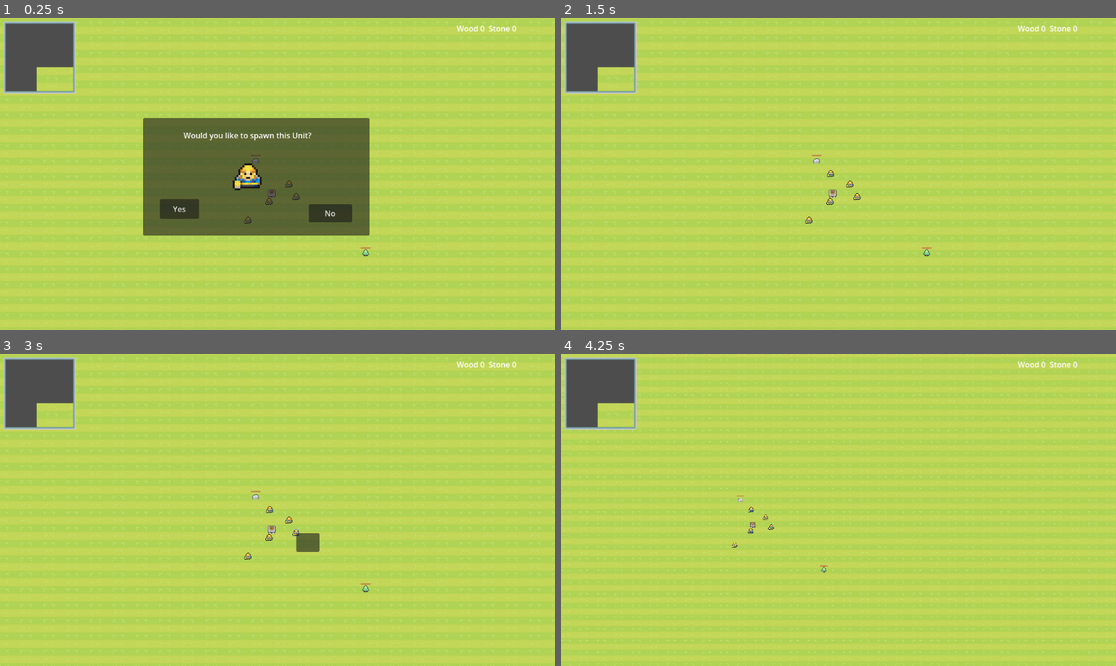
Above: before the commit, frames 1-4 (two rows, left to right).
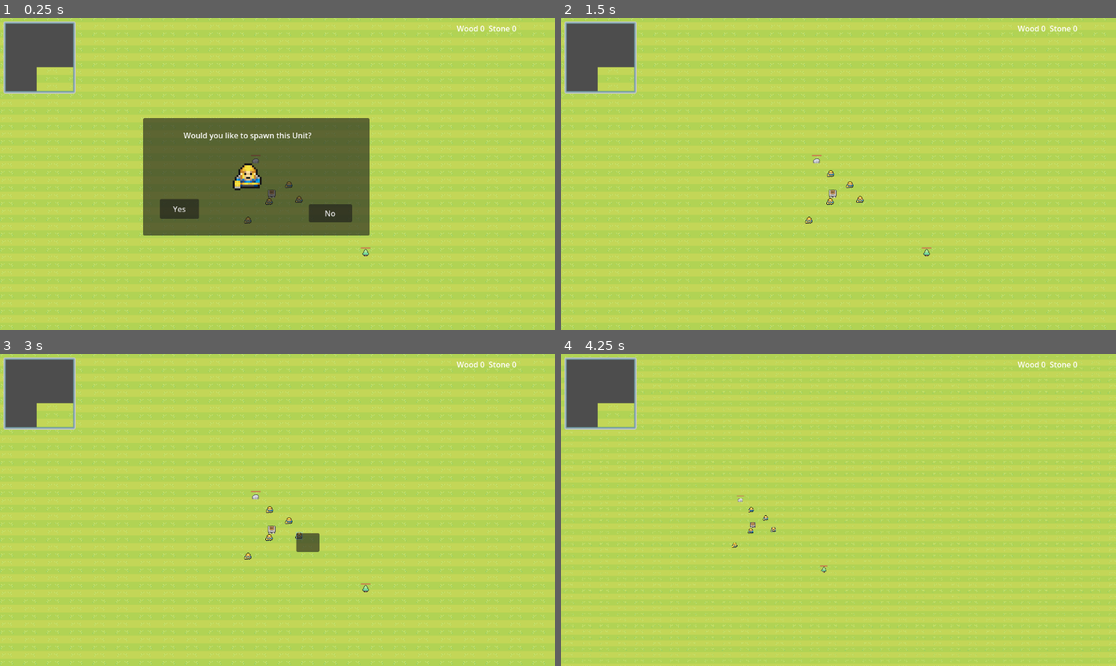
Above: after the commit, the same moments.

Repository: SEA-Stategy-Game/Core-systems
Game: Godot game, scene res://world.tscn
The game is run twice, just before and just after one commit, with the same random seed, the same clock (stepped at 60 frames per second) and the same inputs.
Inputs (mouse positions are in pixels of both pictures, inside the frame that each line leads up to):
- Up to frame 1 (0.25 s): no input
- Up to frame 2 (1.5 s): click "Yes" at 0.5 s; click "No" at 1.25 s
- Up to frame 3 (3 s): tap Enter at 2 s; drag from (288, 519) to (366, 588) at 2.02 s; drag from (294, 531) to (366, 588) at 2.77 s
- Up to frame 4 (4.25 s): move the mouse to (832, 538) at 3.52 s; hold Right (ui_right) from 3.53 s (still down); tap Mouse wheel down (WheelDown) at 3.6 s; click (832, 538) at 3.67 s

The runs differ from the first frame. In frame 1, 3.1% of the frame differs, in the area x 0-100%, y 0-100%; in frame 2, 3.7%; in frame 3, 3.7%; in frame 4, 3.1%.

Commit message:
chore: stop tracking .import asset files and commit integration updates
- Remove all *.import files from git tracking (already in .gitignore)
- Update Logic/PlanReceiver.gd with integration changes
- Update project.godot and world.tscn
- Add PLANNING_INTEGRATION_TASKS.md

Diff:
--- a/Logic/PlanReceiver.gd
+++ b/Logic/PlanReceiver.gd
@@ -3,8 +3,8 @@
 ## sekventiel, loopende plan-eksekvering for hver unit via ActionGateway.
 extends Node
 
-const LISTEN_PORT  = 8081
-const PLANNING_URL = "http://localhost:5000"
+const LISTEN_PORT  = 8085
+const PLANNING_URL = "http://127.0.0.1:5020"
 
 ## unit_id (String) → { "steps": Array, "index": int }
 var _store: Dictionary = {}
@@ -16,7 +16,7 @@
 # ----------------------------------------------------------------
 
 func _ready() -> void:
-	if _server.listen(LISTEN_PORT) != OK:
+	if _server.listen(LISTEN_PORT, "127.0.0.1") != OK:
 		push_error("PlanReceiver: Kan ikke lytte på port %d" % LISTEN_PORT)
 		return
 	print("PlanReceiver: Lytter på port %d" % LISTEN_PORT)
@@ -24,6 +24,9 @@
 	var gateway = get_node_or_null("/root/ActionGateway")
 	if gateway:
 		gateway.unit_idled.connect(_on_unit_idled)
+		print("PlanReceiver: Tilsluttet ActionGateway.unit_idled signal")
+	else:
+		push_error("PlanReceiver: ActionGateway ikke fundet ved opstart")
 
 func _process(_delta: float) -> void:
 	if _server.is_connection_available():
@@ -34,8 +37,11 @@
 # ----------------------------------------------------------------
 
 func _handle_connection(peer: StreamPeerTCP) -> void:
+	print("PlanReceiver: Indkommende forbindelse modtaget")
 	var raw = ""
-	var deadline = Time.get_ticks_msec() + 1000
+	var deadline = Time.get_ticks_msec() + 2000
+
+	# Fase 1: læs indtil headers er modtaget
 	while Time.get_ticks_msec() < deadline:
 		var n = peer.get_available_bytes()
 		if n > 0:
@@ -44,13 +50,34 @@
 				break
 		OS.delay_msec(1)
 
-	var parts = raw.split("\r\n\r\n", true, 1)
-	if parts.size() < 2:
+	if not "\r\n\r\n" in raw:
+		push_warning("PlanReceiver: Timeout — ingen headers modtaget")
 		_respond(peer, 400)
 		return
 
+	# Fase 2: læs body baseret på Content-Length
+	var content_length = 0
+	for line in raw.split("\r\n"):
+		if line.to_lower().begins_with("content-length:"):
+			content_length = int(line.split(":")[1].strip_edges())
+			break
+
+	var header_end = raw.find("\r\n\r\n") + 4
+	var body_so_far = raw.length() - header_end
+	deadline = Time.get_ticks_msec() + 1000
+	while body_so_far < content_length and Time.get_ticks_msec() < deadline:
+		var n = peer.get_available_bytes()
+		if n > 0:
+			raw += peer.get_string(n)
+			body_so_far = raw.length() - header_end
+		OS.delay_msec(1)
+
+	var body_text = raw.substr(header_end)
+	print("PlanReceiver: Body modtaget: %s" % body_text)
+
 	var json = JSON.new()
-	if json.parse(parts[1]) != OK:
+	if json.parse(body_text) != OK:
+		push_warning("PlanReceiver: JSON parse fejl i body: '%s'" % body_text)
 		_respond(peer, 400)
 		return
 
@@ -59,7 +86,10 @@
 	var player_id: String = body.get("player_id", "")
 	var unit_ids: Array   = body.get("unit_ids", [])
 
+	print("PlanReceiver: Notifikation — game=%s player=%s units=%s" % [game_id, player_id, str(unit_ids)])
+
 	if game_id.is_empty() or player_id.is_empty() or unit_ids.is_empty():
+		push_warning("PlanReceiver: Manglende felter i notifikation")
 		_respond(peer, 422)
 		return
 
@@ -81,6 +111,7 @@
 func _fetch_and_store(game_id: String, player_id: String, unit_ids: Array) -> void:
 	var ids_param = ",".join(unit_ids)
 	var url = "%s/plan/%s/%s?unitIds=%s" % [PLANNING_URL, game_id, player_id, ids_param]
+	print("PlanReceiver: Henter UnitPlans fra %s" % url)
 
 	var http = HTTPRequest.new()
 	add_child(http)
@@ -92,35 +123,48 @@
 	var res = await http.request_completed
 	http.queue_free()
 
+	print("PlanReceiver: Planning svarede med HTTP %d" % res[1])
+
 	if res[1] != 200:
-		push_warning("PlanReceiver: Planning svarede %d" % res[1])
-		return
+		push_warning("PlanReceiver: Planning svarede %d — ingen planer tildelt" % res[1])
+		return
+
+	var raw_body = res[3].get_string_from_utf8()
+	print("PlanReceiver: Svar body: %s" % raw_body)
 
 	var j = JSON.new()
-	if j.parse(res[3].get_string_from_utf8()) != OK:
+	if j.parse(raw_body) != OK:
 		push_error("PlanReceiver: Kan ikke parse svar fra Planning")
 		return
 
-	# Planning returnerer { "unit_plans": [...] }
 	var resp_body: Dictionary = j.get_data()
 	var unit_plans: Array = resp_body.get("unit_plans", [])
-
+	print("PlanReceiver: Modtog %d UnitPlan(s)" % unit_plans.size())
+
+	# Debug: vis alle unit entity_ids i scenen
 	var gateway = get_node_or_null("/root/ActionGateway")
+	if gateway:
+		var all_units = gateway.get_all_units()
+		print("PlanReceiver: Units i scenen: %s" % str(all_units.map(func(u): return u.get("id", "?"))))
 
 	for up in unit_plans:
 		var uid_str: String = str(up.get("unit_id", ""))
 		var steps: Array    = up.get("steps", [])
+		print("PlanReceiver: Behandler UnitPlan for unit_id='%s', %d steps" % [uid_str, steps.size()])
+
 		if uid_str.is_empty() or steps.is_empty():
+			push_warning("PlanReceiver: Tom UnitPlan — springes over")
 			continue
 
-		# Ny plan: gem og nulstil index
 		_store[uid_str] = { "steps": steps, "index": 0 }
 
-		# Ryd eventuel igangværende kø og start step 0 med det samme
 		var uid_int = int(uid_str)
 		if gateway:
 			var unit = gateway._find_unit(uid_int)
-			if unit and unit.command_queue:
+			if unit == null:
+				push_warning("PlanReceiver: Ingen unit med entity_id=%d fundet i scenen" % uid_int)
+				continue
+			if unit.command_queue:
 				unit.command_queue.clear()
 		_execute_current_step(uid_int)
 
@@ -133,8 +177,8 @@
 	if not _store.has(uid_str):
 		return
 	var entry = _store[uid_str]
-	# Avancér index — loop tilbage til 0 når alle steps er gennemløbet
 	entry["index"] = (entry["index"] + 1) % entry["steps"].size()
+	print("PlanReceiver: Unit %d idle — avancerer til step %d" % [unit_id, entry["index"]])
 	_execute_current_step(unit_id)
 
 func _execute_current_step(unit_id: int) -> void:
@@ -153,6 +197,7 @@
 
 	var action_type: String  = step.get("action_type", "")
 	var params: Dictionary   = step.get("parameters", {})
+	print("PlanReceiver: Dispatcher step til unit %d: action_type=%s params=%s" % [unit_id, action_type, str(params)])
 
 	match action_type:
 		"MoveTo":
--- a/project.godot
+++ b/project.godot
@@ -21,6 +21,10 @@
 ActionGateway="*res://Logic/ActionGateway.gd"
 TickManager="*res://Logic/TickManager.gd"
 PlanReceiver="*res://Logic/PlanReceiver.gd"
+
+[dotnet]
+
+project/assembly_name="New Game Project"
 
 [input]
 
--- a/world.tscn
+++ b/world.tscn
@@ -4,7 +4,7 @@
 [ext_resource type="Script" uid="uid://d0nhl0c06ortq" path="res://world.gd" id="1_tlwt5"]
 [ext_resource type="PackedScene" uid="uid://biykd6njvejpn" path="res://Entities/Units/character_body_2d.tscn" id="2_fj7yv"]
 [ext_resource type="PackedScene" uid="uid://djf7keuxeyyoh" path="res://UI/ui.tscn" id="3_036b0"]
-[ext_resource type="PackedScene" uid="uid://biio3e1hn22ty" path="res://Entities/Resource/tree.tscn" id="4_aqk2v"]
+[ext_resource type="PackedScene" uid="uid://biio3e1hn22ty" path="res://Entities/Resource/Tree.tscn" id="4_aqk2v"]
 [ext_resource type="Texture2D" uid="uid://smm6t2i77fdv" path="res://Assets/MiniWorldSprites/Ground/TexturedGrass.png" id="6_dwbse"]
 [ext_resource type="PackedScene" uid="uid://c5ee63xefwvh6" path="res://Houses/Barracks.tscn" id="7_pkg7o"]
 [ext_resource type="PackedScene" uid="uid://cwxsdlngu3cq4" path="res://Entities/Resource/Stone.tscn" id="8_gbfbk"]
@@ -13,10 +13,10 @@
 script = ExtResource("1_tlwt5")
 
 [node name="TextureRect" type="TextureRect" parent="." unique_id=904408715]
-offset_left = -2942.0
-offset_top = -1883.0
-offset_right = 3009.0
-offset_bottom = 1977.0
+offset_left = -2934.0
+offset_top = -1924.0
+offset_right = 3017.0
+offset_bottom = 1936.0
 texture = ExtResource("6_dwbse")
 stretch_mode = 1
 
@@ -29,16 +29,20 @@
 [node name="Units" type="Node2D" parent="." unique_id=1851347236 groups=["units"]]
 
 [node name="Unit" parent="Units" unique_id=1684801707 groups=["units"] instance=ExtResource("2_fj7yv")]
-position = Vector2(35.8, -13.199999)
+position = Vector2(35.8, -12.199999)
+entity_id = 1
 
 [node name="Unit2" parent="Units" unique_id=1978056199 instance=ExtResource("2_fj7yv")]
-position = Vector2(51, 13)
+position = Vector2(57, 19)
+entity_id = 2
 
 [node name="Unit3" parent="Units" unique_id=1397362367 instance=ExtResource("2_fj7yv")]
 position = Vector2(-5, 23)
+entity_id = 3
 
 [node name="Unit5" parent="Units" unique_id=544769095 instance=ExtResource("2_fj7yv")]
 position = Vector2(-48.999985, 62)
+entity_id = 4
 
 [node name="Objects" type="Node2D" parent="." unique_id=64952163]
 
Not shown, removed: Assets/EasyChar_2026-03-06T08_59_55.250Z.png.import
Not shown, removed: Assets/EasyChar_2026-03-06T09_08_29.159Z.png.import
Not shown, removed: Assets/MiniWorldSprites/AllAssetsPreview.png.import
Not shown, removed: Assets/MiniWorldSprites/Animals/Boar.png.import
Not shown, removed: Assets/MiniWorldSprites/Animals/Chick.png.import
Not shown, removed: Assets/MiniWorldSprites/Animals/Chicken.png.import
Not shown, removed: Assets/MiniWorldSprites/Animals/HornedSheep.png.import
Not shown, removed: Assets/MiniWorldSprites/Animals/Horse(32x32).png.import
Not shown, removed: Assets/MiniWorldSprites/Animals/MarineAnimals.png.import
Not shown, removed: Assets/MiniWorldSprites/Animals/Pig.png.import
Not shown, removed: Assets/MiniWorldSprites/Animals/Sheep.png.import
Not shown, removed: Assets/MiniWorldSprites/Buildings/Cyan/CyanBarracks.png.import
(and 199 more such lines)
